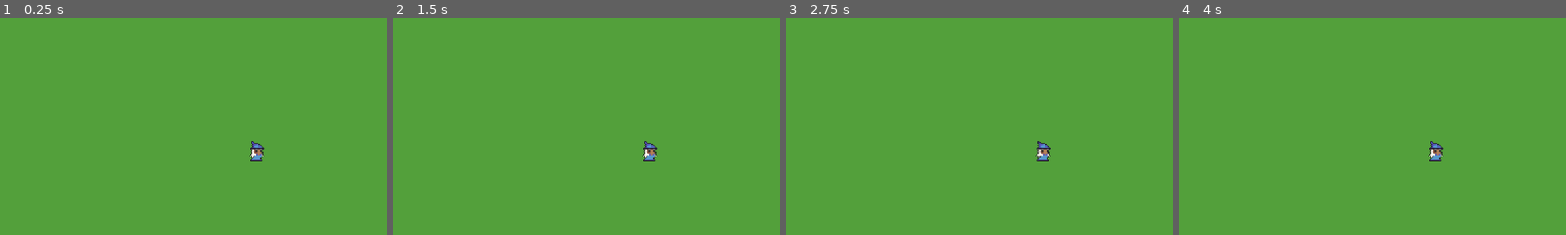
Above: before the commit, frames 1-4 (left to right).
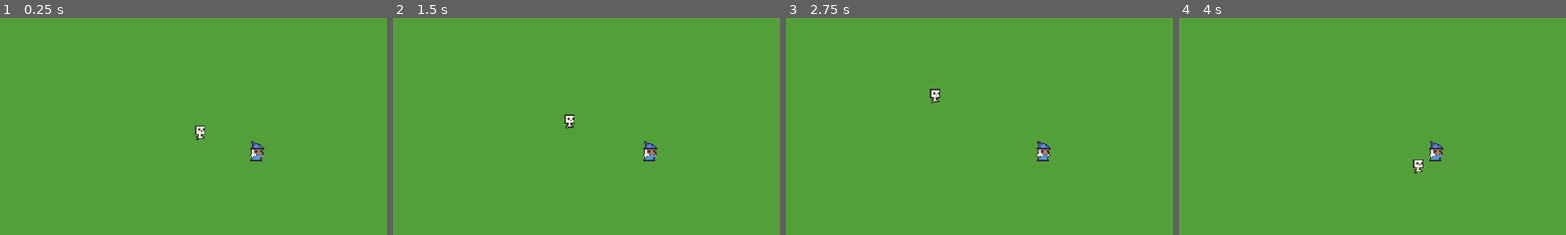
Above: after the commit, the same moments.

Repository: NathanKoehler/TBN-Bullet-Heaven
Game: Godot game, scene res://bullethaven.tscn
Two runs of this game, one before a commit and one after it. Both use one fixed random seed, a clock stepped at 60 frames per second and the inputs below.
Inputs:
- Up to frame 1 (0.25 s): no input
- Up to frame 2 (1.5 s): hold D 0.53-1.28 s; hold S from 1.28 s (still down)
- Up to frame 3 (2.75 s): release S at 2.03 s; hold D from 2.03 s (still down)
- Up to frame 4 (4 s): tap Enter at 2.75 s; release D at 2.78 s; hold W 2.78-3.53 s; tap Space at 3.5 s; hold A from 3.53 s (still down)
The pictures show only the part of the screen within x 17-67%, y 20-70%; the shares and areas given below are measured in that part.

The runs differ from the first frame. In frame 1, 0.2% of the frame differs, in the area x 50-54%, y 49-57%; in frame 2, 0.2%; in frame 3, 0.2%, in the area x 37-40%, y 32-40%; in frame 4, 0.2%.

Commit message:
Added hitboxes and hp damage to player

Diff:
--- a/bullethaven.tscn
+++ b/bullethaven.tscn
@@ -84,7 +84,7 @@
 zoom = Vector2(1.5, 1.5)
 
 [node name="enemy" parent="." instance=ExtResource("5_jgsrr")]
-visible = false
+position = Vector2(-67, -17)
 
 [node name="Enemy Spawn Timer" type="Timer" parent="."]
 wait_time = 1.5
--- /dev/null
+++ b/enemies/Hitbox.gd
@@ -0,0 +1,3 @@
+extends Area2D
+
+@export var damage = 10
--- a/enemies/enemy.gd
+++ b/enemies/enemy.gd
@@ -1,7 +1,14 @@
 extends CharacterBody2D
 
+
+@export var hp = 10
+@export var hp_max = 10
+@export var defense = 0
+@export var level = 0
+@export var speed = .7
+
+
 var rng = RandomNumberGenerator.new()
-
 var spawn_position
 
 func _ready():
@@ -10,4 +17,9 @@
 
 func _physics_process(delta):
 	var player = get_parent().get_node("Player")
-	position += (player.position - position).normalized() * 0.7
+	position += (player.position - position).normalized() * speed
+
+
+func _on_hurtbox_area_entered(hitbox):
+	var base_damage = hitbox.damage
+	self.hp -= base_damage
--- a/enemies/enemy.tscn
+++ b/enemies/enemy.tscn
@@ -1,10 +1,11 @@
-[gd_scene load_steps=7 format=3 uid="uid://eag0kix8c0ql"]
+[gd_scene load_steps=10 format=3 uid="uid://eag0kix8c0ql"]
 
 [ext_resource type="Script" path="res://enemies/enemy.gd" id="1_r2msa"]
 [ext_resource type="Texture2D" uid="uid://da05rodc622k8" path="res://enemies/skeleton/skelet_run_anim_f0.png" id="2_t156c"]
 [ext_resource type="Texture2D" uid="uid://5hfqbq5cm5bp" path="res://enemies/skeleton/skelet_run_anim_f1.png" id="3_mckm7"]
 [ext_resource type="Texture2D" uid="uid://bifxpjxfcpk0e" path="res://enemies/skeleton/skelet_run_anim_f2.png" id="4_xgi0a"]
 [ext_resource type="Texture2D" uid="uid://cskry3n62bl0k" path="res://enemies/skeleton/skelet_run_anim_f3.png" id="5_yyk0e"]
+[ext_resource type="Script" path="res://enemies/Hitbox.gd" id="6_tcffn"]
 
 [sub_resource type="SpriteFrames" id="SpriteFrames_3ueoy"]
 animations = [{
@@ -14,9 +15,39 @@
 "speed": 5.0
 }]
 
+[sub_resource type="RectangleShape2D" id="RectangleShape2D_lpn0c"]
+size = Vector2(12, 16)
+
+[sub_resource type="RectangleShape2D" id="RectangleShape2D_fjwpa"]
+
 [node name="enemy" type="CharacterBody2D"]
+collision_layer = 4
+collision_mask = 7
 script = ExtResource("1_r2msa")
 
 [node name="AnimatedSprite2d" type="AnimatedSprite2D" parent="."]
 frames = SubResource("SpriteFrames_3ueoy")
 playing = true
+
+[node name="Hurtbox" type="Area2D" parent="."]
+collision_layer = 4
+collision_mask = 8
+monitorable = false
+
+[node name="CollisionShape2d" type="CollisionShape2D" parent="Hurtbox"]
+shape = SubResource("RectangleShape2D_lpn0c")
+
+[node name="CollisionShape2d" type="CollisionShape2D" parent="."]
+visible = false
+shape = SubResource("RectangleShape2D_fjwpa")
+
+[node name="Hitbox" type="Area2D" parent="."]
+collision_layer = 4
+collision_mask = 2
+monitoring = false
+script = ExtResource("6_tcffn")
+
+[node name="CollisionShape2d" type="CollisionShape2D" parent="Hitbox"]
+shape = SubResource("RectangleShape2D_lpn0c")
+
+[connection signal="area_entered" from="Hurtbox" to="." method="_on_hurtbox_area_entered"]
--- /dev/null
+++ b/magic_bullet.gd
@@ -0,0 +1,11 @@
+extends Node2D
+
+
+# Called when the node enters the scene tree for the first time.
+func _ready():
+	pass # Replace with function body.
+
+
+# Called every frame. 'delta' is the elapsed time since the previous frame.
+func _process(delta):
+	pass
--- a/magic_bullet.tscn
+++ b/magic_bullet.tscn
@@ -1,9 +1,60 @@
-[gd_scene format=3 uid="uid://qhxcb3r5q55r"]
+[gd_scene load_steps=6 format=3 uid="uid://qhxcb3r5q55r"]
+
+[ext_resource type="Texture2D" uid="uid://4i64c1sshwj4" path="res://projectiles/Spell Pack/Energy ball/EnergyBall.png" id="1_cwy77"]
+
+[sub_resource type="RectangleShape2D" id="RectangleShape2D_r64g1"]
+size = Vector2(94, 38)
+
+[sub_resource type="Animation" id="Animation_wu2kj"]
+length = 0.001
+tracks/0/type = "value"
+tracks/0/imported = false
+tracks/0/enabled = true
+tracks/0/path = NodePath("Sprite2d:frame")
+tracks/0/interp = 1
+tracks/0/loop_wrap = true
+tracks/0/keys = {
+"times": PackedFloat32Array(0),
+"transitions": PackedFloat32Array(1),
+"update": 1,
+"values": [8]
+}
+
+[sub_resource type="Animation" id="Animation_qipul"]
+resource_name = "shoot"
+tracks/0/type = "value"
+tracks/0/imported = false
+tracks/0/enabled = true
+tracks/0/path = NodePath("Sprite2d:frame")
+tracks/0/interp = 1
+tracks/0/loop_wrap = true
+tracks/0/keys = {
+"times": PackedFloat32Array(0, 0.1, 0.2, 0.3, 0.4, 0.5, 0.6, 0.7, 0.8),
+"transitions": PackedFloat32Array(1, 1, 1, 1, 1, 1, 1, 1, 1),
+"update": 1,
+"values": [1, 2, 3, 4, 5, 6, 7, 8, 8]
+}
+
+[sub_resource type="AnimationLibrary" id="AnimationLibrary_0mny8"]
+_data = {
+"RESET": SubResource("Animation_wu2kj"),
+"shoot": SubResource("Animation_qipul")
+}
 
 [node name="Magic Bullet" type="Node2D"]
 
 [node name="Sprite2d" type="Sprite2D" parent="."]
+texture = ExtResource("1_cwy77")
+hframes = 9
+frame = 8
 
 [node name="Area2d" type="Area2D" parent="."]
 
 [node name="CollisionShape2d" type="CollisionShape2D" parent="Area2d"]
+position = Vector2(-7, -3)
+shape = SubResource("RectangleShape2D_r64g1")
+
+[node name="AnimationPlayer" type="AnimationPlayer" parent="."]
+libraries = {
+"": SubResource("AnimationLibrary_0mny8")
+}
--- a/player/CharacterBody2d.gd
+++ b/player/CharacterBody2d.gd
@@ -1,8 +1,14 @@
 extends CharacterBody2D
 
 
-var speed = 100
+@export var speed = 100
 @export var currPosition = position
+@export var hp_max = 100
+@export var hp = 100
+@export var defense = 5
+var level = 0
+var xp = 0
+
 
 
 # Called when the node enters the scene tree for the first time.
@@ -30,3 +36,14 @@
 
 func get_position():
 	return position
+
+
+func receive_damage(base_damage):
+	var actual_damage = base_damage
+	actual_damage -= defense
+	hp -= actual_damage
+	print(hp)
+	print(str(name) + " received " + str(actual_damage) + " damage")
+
+func _on_hurtbox_area_entered(hitbox):
+	receive_damage(hitbox.damage)
--- a/player/player.tscn
+++ b/player/player.tscn
@@ -23,10 +23,41 @@
 "speed": 5.0
 }]
 
+[sub_resource type="RectangleShape2D" id="RectangleShape2D_1ar4q"]
+size = Vector2(17, 21)
+
+[sub_resource type="RectangleShape2D" id="RectangleShape2D_wx0xk"]
+
 [node name="Player" type="CharacterBody2D"]
+collision_layer = 2
+collision_mask = 3
 script = ExtResource("2_j4x2b")
 
 [node name="AnimatedSprite2d" type="AnimatedSprite2D" parent="."]
 frames = SubResource("SpriteFrames_3nn0t")
 animation = &"idle"
 playing = true
+
+[node name="Hurtbox" type="Area2D" parent="."]
+collision_layer = 2
+collision_mask = 4
+monitorable = false
+
+[node name="CollisionShape2d" type="CollisionShape2D" parent="Hurtbox"]
+position = Vector2(-0.5, 4.5)
+shape = SubResource("RectangleShape2D_1ar4q")
+
+[node name="Hitbox" type="Area2D" parent="."]
+collision_layer = 0
+collision_mask = 0
+monitorable = false
+
+[node name="CollisionShape2d" type="CollisionShape2D" parent="Hitbox"]
+position = Vector2(-0.5, 4.5)
+shape = SubResource("RectangleShape2D_1ar4q")
+
+[node name="CollisionShape2d" type="CollisionShape2D" parent="."]
+visible = false
+shape = SubResource("RectangleShape2D_wx0xk")
+
+[connection signal="area_entered" from="Hurtbox" to="." method="_on_hurtbox_area_entered"]
--- a/project.godot
+++ b/project.godot
@@ -18,6 +18,13 @@
 
 Global="*res://global.gd"
 
+[layer_names]
+
+2d_physics/layer_1="Environment"
+2d_physics/layer_2="Player"
+2d_physics/layer_3="Enemy"
+2d_physics/layer_4="Projectile"
+
 [rendering]
 
 textures/canvas_textures/default_texture_filter=0
Not shown: 1 places in player/player.tscn that only renumber resources
